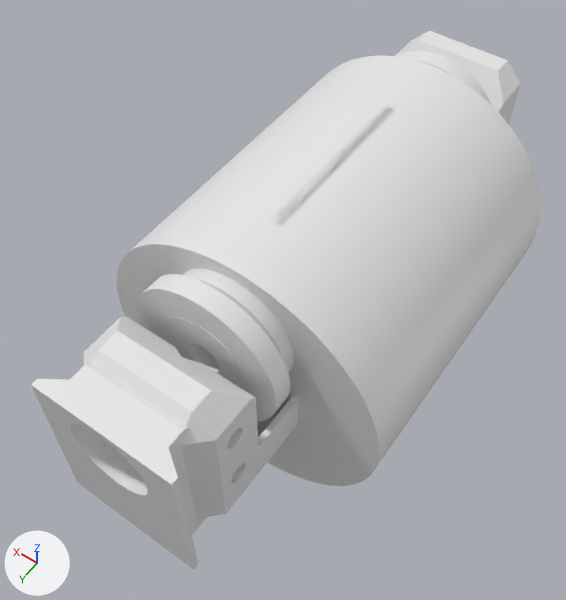
A saved change to the Blender file generic_spool_holder/generic_spool_holder_v2.blend.
Both versions are drawn from a camera (50 mm lens) standing at (-65.5, 111.8, 149.7) and looking at (5.5, 12.4, -6.5). The axes (+X, +Y, +Z) are drawn at lower left. The lights are the same throughout.

Names of what the first picture shows: 'bearing_8_22_7', 'large_spool_inner', 'small_spool_inner', 'spool_roller', 'spool_roller_holder'.
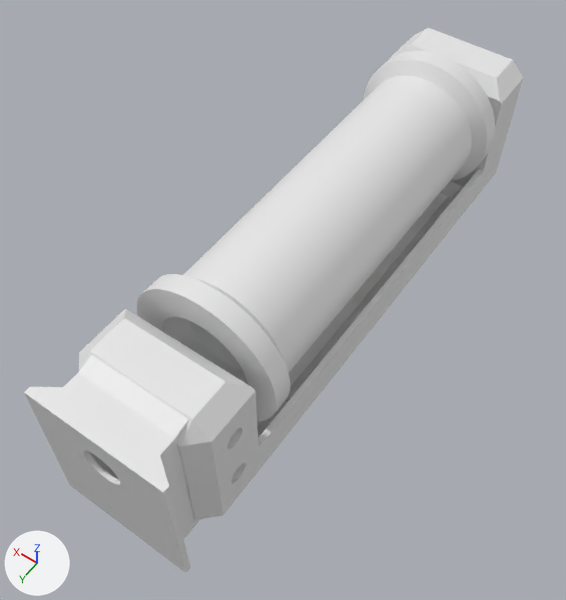
ob_dove_tail is not drawn itself; it is used by a modifier of ob_spool_roller_holder.

Pixel boxes (x1, y1, x2, y2) of what changed, in the pictures (566 x 600 px; the box of a moved part takes in the faces that stretch with it):
```json
{"object": "large_spool_inner", "change": "hidden", "before": [117, 56, 540, 486]}
{"object": "spool_roller_holder", "change": "reshaped", "before": [31, 31, 521, 570], "after": [24, 28, 523, 573]}
{"object": "bearing_8_22_7", "change": "hidden", "before": [163, 317, 247, 391]}
{"object": "small_spool_inner", "change": "hidden", "before": [271, 107, 393, 226]}
{"part": 1, "of": "me_cube_002", "change": "moved or reshaped", "before": [118, 40, 503, 399], "after": [124, 44, 501, 388]}
{"object": "spool_roller", "change": "unchanged, uncovered by the edit", "before": [137, 50, 491, 421], "after": [137, 50, 495, 421]}
```

The change, as JSON lines over the scene's bpy script:
```json
{"block": "me_cube_002", "where": "me_cube_002.from_pydata(...)  # 28 vertices, 20 faces; spans x -17.0..17.2, y 0.0..59.0, z -20.7..28.8"}
{"block": "me_cube_002", "where": "# used by ob_spool_roller_cutout; parent = ob_spool_roller_holder; location = (-0.143, 0.0, 6.243)"}
{"block": "me_cube_002", "where": "# before: 1 (-17.0, 59.0, 18.8), 3 (17.2, 59.0, 18.8), 6 (-17.0, 52.0, 11.8), 7 (17.2, 52.0, 11.8), 12 (-17.0, 59.0, 28.8)"}
{"block": "me_cube_002", "where": "# before: 13 (17.2, 59.0, 28.8), 20 (17.2, 0.0, 11.8), 21 (-17.0, 0.0, 11.8)"}
{"block": "me_cube_002", "change": "me_cube_002 part 1"}
{"op": "add", "block": "me_cube_002", "code": "for i in [1, 3, 12, 13]: me_cube_002.vertices[i].co += Vector((0.0, -3.0, 0.0))"}
{"op": "add", "block": "me_cube_002", "code": "for i in [6, 7, 20, 21]: me_cube_002.vertices[i].co += Vector((0.0, 0.0, 3.0))"}
{"op": "add", "block": "ob_small_spool_inner", "code": "ob_small_spool_inner.hide_set(True)"}
{"op": "set", "path": "ob_large_spool_inner.location", "old": "(0.0, 0.0, -4.0)", "new": "(0.0, 2.2, -4.0)"}
{"op": "add", "block": "ob_large_spool_inner", "code": "ob_large_spool_inner.hide_set(True)"}
{"op": "add", "block": "ob_bearing_8_22_7", "code": "ob_bearing_8_22_7.hide_set(True)"}
{"op": "set", "path": "ob_dove_tail.location", "old": "(0.0, 93.0, 19.0)", "new": "(0.0, 91.0, 19.0)"}
```
